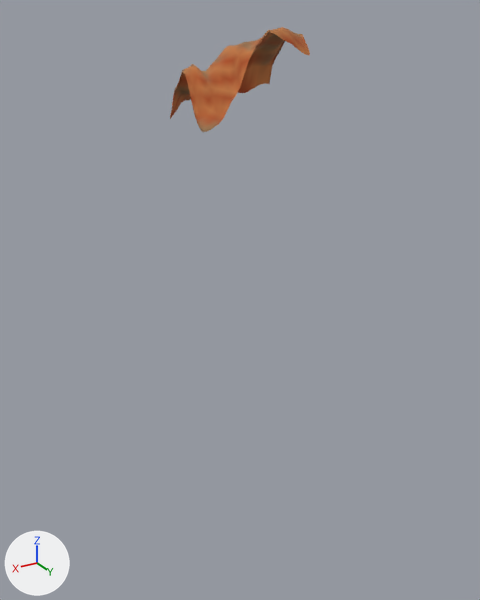
One commit to the glTF model public/desert-canyon/vista/terrain-076.glb: the scene before it, then after it.
One viewpoint serves both versions: a 50 mm lens placed at (642.0, 1075.0, 183.0), pointed at (-12.0, -15.0, -362.0). Every picture has the same lights, and +X, +Y and +Z are marked at lower left. The older version comes first. Vertices at exactly the same position are counted once.

The first picture shows 'terrain-076'.
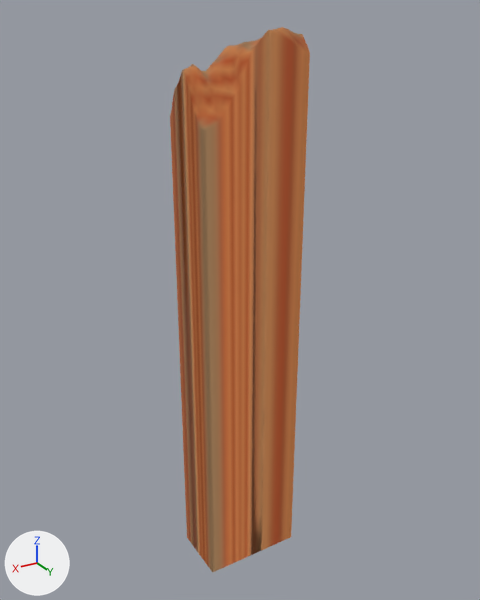
The newer file is also turned or shifted as a whole; pictures and numbers use the older file's frame.

Edits to the bpy script that builds the scene:
```text
Change me_mesh_0:
    used by ob_terrain_076; location = (0.0, 0.0, 0.0)
    remove me_mesh_0.from_pydata(...)  # 577 vertices, 1100 faces; spans x -108.0..108.0, y -64.0..64.0, z 0.0..162.0
    add me_mesh_0.from_pydata(...)  # 577 vertices, 1100 faces; spans x -108.0..108.0, y -64.0..64.0, z -977.0..162.0
    me_mesh_0 part 1: 44 of the vertices in x -108.0..108.0, y -64.0..64.0, z 0.0..155.0 are scaled about their middle by (1, 1, 0), then moved by (0.0, 0.0, -1054.0)
```

Location of each change, [x1, y1, x2, y2] in pixels of the pictures (480 x 600 px; the box of a moved part takes in the faces that stretch with it):
'terrain-076', reshaped (415% taller): before [170, 27, 310, 132]; after [170, 27, 310, 572]
part 1 of me_mesh_0, moved or reshaped: before [170, 30, 310, 132]; after [170, 30, 310, 572]
